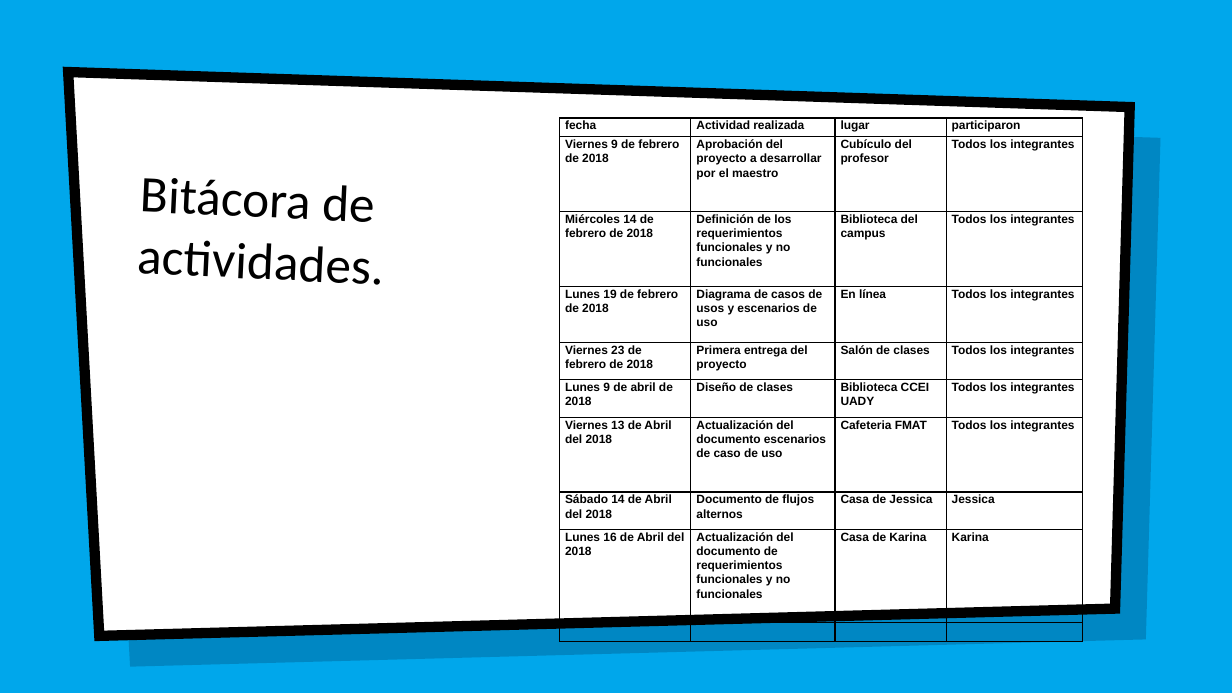
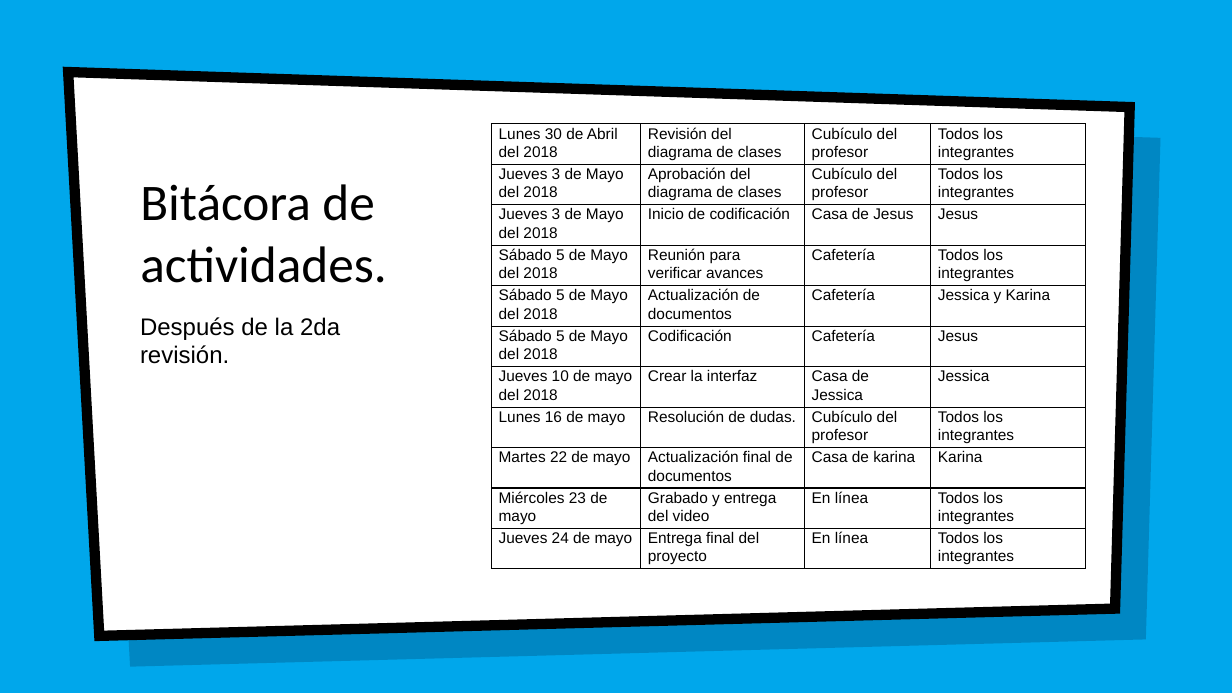
Before and after one commit to jesusapb/SURA-BOT, a slide deck: slide 6 of documentacion/Surabot.pptx. Drawn at 1232x693 pixels with LibreOffice and Linux fonts; fonts in the diff are those of the drawing; background and template pictures are left out. Boxes give left, top, right and bottom in pixels: in the first picture for what was removed or moved away, otherwise in the second. Text is boxed around its words. In the diff, an @@ line names an element or a change of style, - is before the commit and + after.

Commit message:
Actualizacion
Actualizacion de los documentos

```diff
--- a/documentacion/Surabot.pptx
+++ b/documentacion/Surabot.pptx
@@ title "Bitácora de actividades." at (140,184,387,283): rotation 2 to 0 degrees @@
@@ table at (492,124,1087,569) @@
-row 1: fecha | Actividad realizada | lugar | participaron
-row 2: Viernes 9 de febrero de 2018 | Aprobación del proyecto a desarrollar por el maestro | Cubículo del profesor | Todos los integrantes
-row 3: Miércoles 14 de febrero de 2018 | Definición de los requerimientos funcionales y no funcionales | Biblioteca del campus | Todos los integrantes
-row 4: Lunes 19 de febrero de 2018 | Diagrama de casos de usos y escenarios de uso | En línea | Todos los integrantes
-row 5: Viernes 23 de febrero de 2018 | Primera entrega del proyecto | Salón de clases | Todos los integrantes
-row 6: Lunes 9 de abril de 2018 | Diseño de clases | Biblioteca CCEI UADY | Todos los integrantes
-row 7: Viernes 13 de Abril del 2018 | Actualización del documento escenarios de caso de uso | Cafeteria FMAT | Todos los integrantes
-row 8: Sábado 14 de Abril del 2018 | Documento de flujos alternos | Casa de Jessica | Jessica
-row 9: Lunes 16 de Abril del 2018 | Actualización del documento de requerimientos funcionales y no funcionales | Casa de Karina | Karina
-row 10:  |  |  | 
+row 1: Lunes 30 de Abril del 2018 | Revisión del diagrama de clases | Cubículo del profesor | Todos los integrantes
+row 2: Jueves 3 de Mayo del 2018 | Aprobación del diagrama de clases | Cubículo del profesor | Todos los integrantes
+row 3: Jueves 3 de Mayo del 2018 | Inicio de codificación | Casa de Jesus | Jesus
+row 4: Sábado 5 de Mayo del 2018 | Reunión para verificar avances | Cafetería | Todos los integrantes
+row 5: Sábado 5 de Mayo del 2018 | Actualización de documentos | Cafetería | Jessica y Karina
+row 6: Sábado 5 de Mayo del 2018 | Codificación | Cafetería | Jesus
+row 7: Jueves 10 de mayo del 2018 | Crear la interfaz | Casa de Jessica | Jessica
+row 8: Lunes 16 de mayo | Resolución de dudas. | Cubículo del profesor | Todos los integrantes
+row 9: Martes 22 de mayo | Actualización final de documentos | Casa de karina | Karina
+row 10: Miércoles 23 de mayo | Grabado y entrega del video | En línea | Todos los integrantes
+row 11: Jueves 24 de mayo | Entrega final del proyecto | En línea | Todos los integrantes
@@ table: place and size @@
-table at (559,118,1083,642)
+table at (492,124,1087,569)
@@ text added at (140,317,340,364), 14 pt, text #000000 @@
+Después de la 2da revisión.
```
Also in this commit, not shown: 6 other slides changed, 42 other files.
